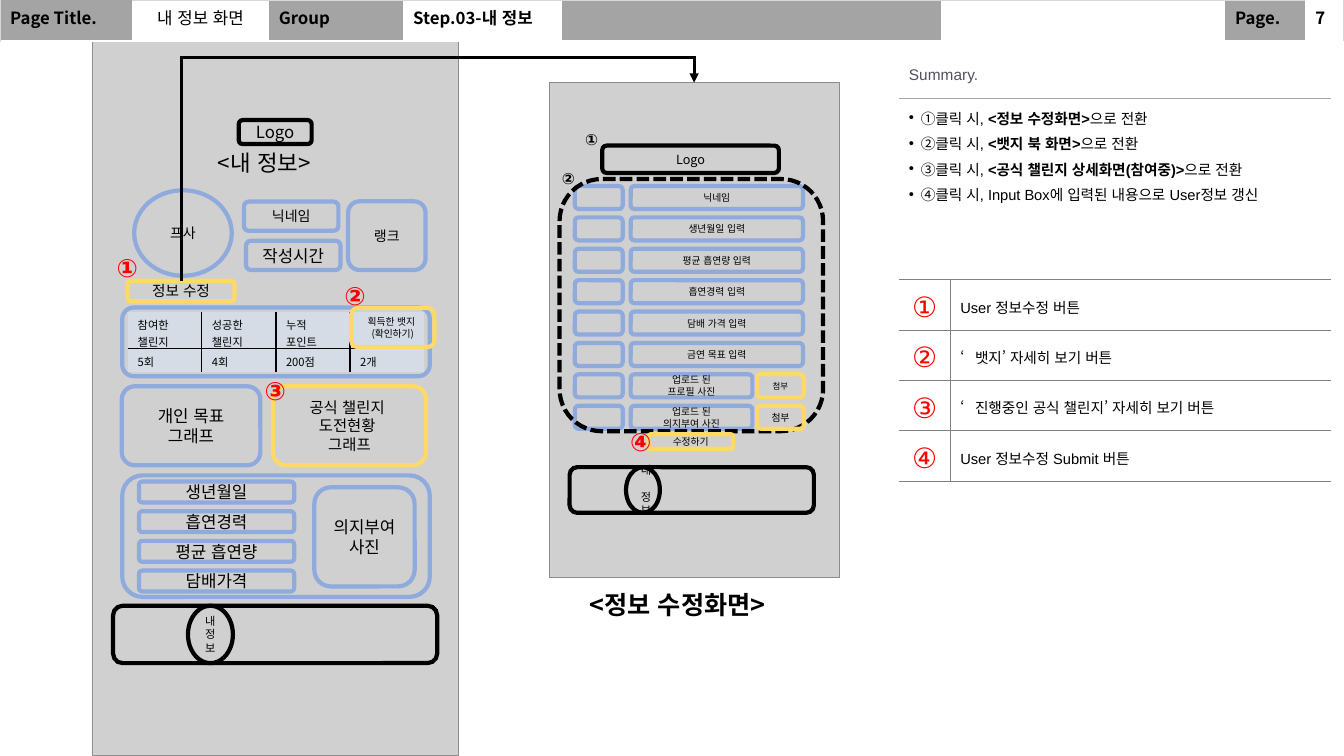
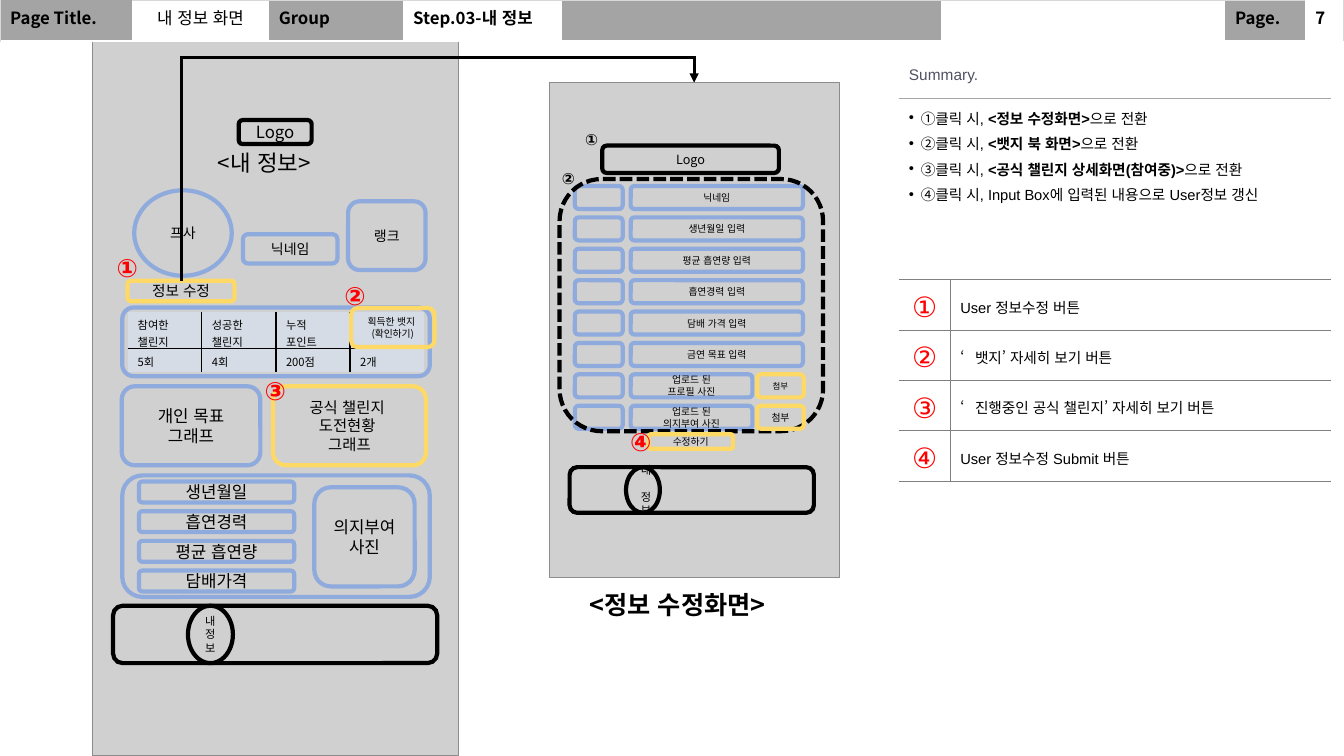
Before and after one commit to SeolMyeongJae/KSA-final-project, a slide deck: slide 9 of 06-최종산출물/UI 및 화면 설계.pptx. Drawn at 1344x756 pixels with LibreOffice and Linux fonts; fonts in the diff are those of the drawing; grey boxes stand for pictures. Boxes give left, top, right and bottom in pixels: in the first picture for what was removed or moved away, otherwise in the second. Text is boxed around its words. In the diff, an @@ line names an element or a change of style, - is before the commit and + after.

```diff
--- a/06-최종산출물/UI 및 화면 설계.pptx
+++ b/06-최종산출물/UI 및 화면 설계.pptx
@@ rounded rectangle "닉네임": place and size @@
-rounded rectangle "닉네임" at (244, 202, 339, 231)
+rounded rectangle "닉네임" at (243, 234, 338, 263)
@@ rounded rectangle removed at (246, 241, 341, 270) @@
-작성시간
```
Also in this commit, not shown: 5 other slides changed.
